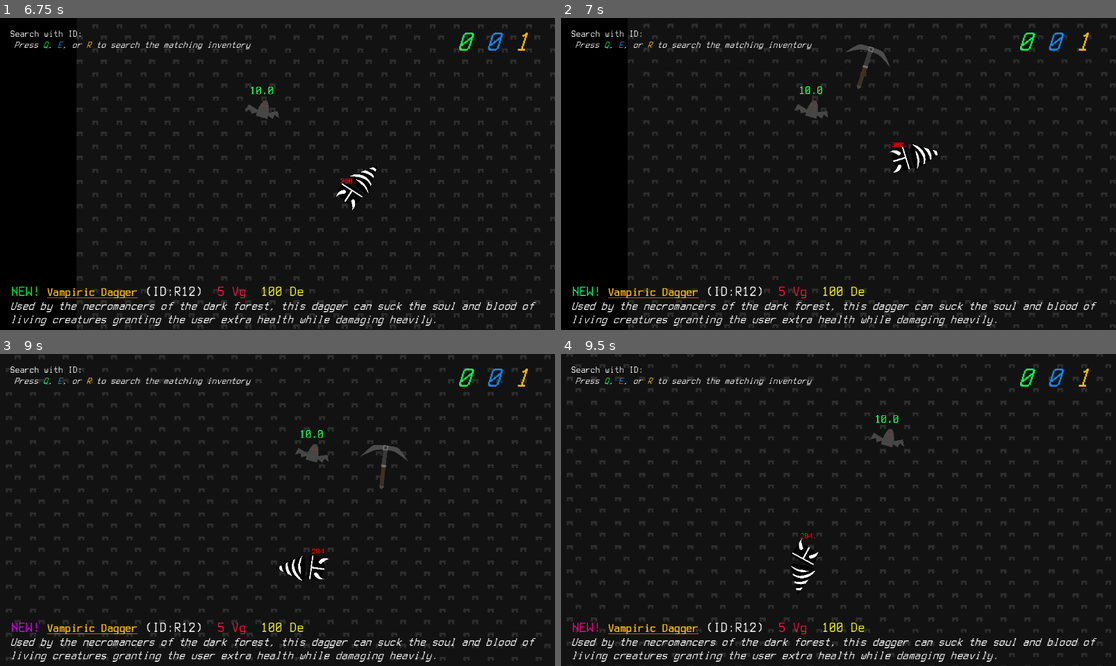
Above: before the commit, frames 1-4 (two rows, left to right).
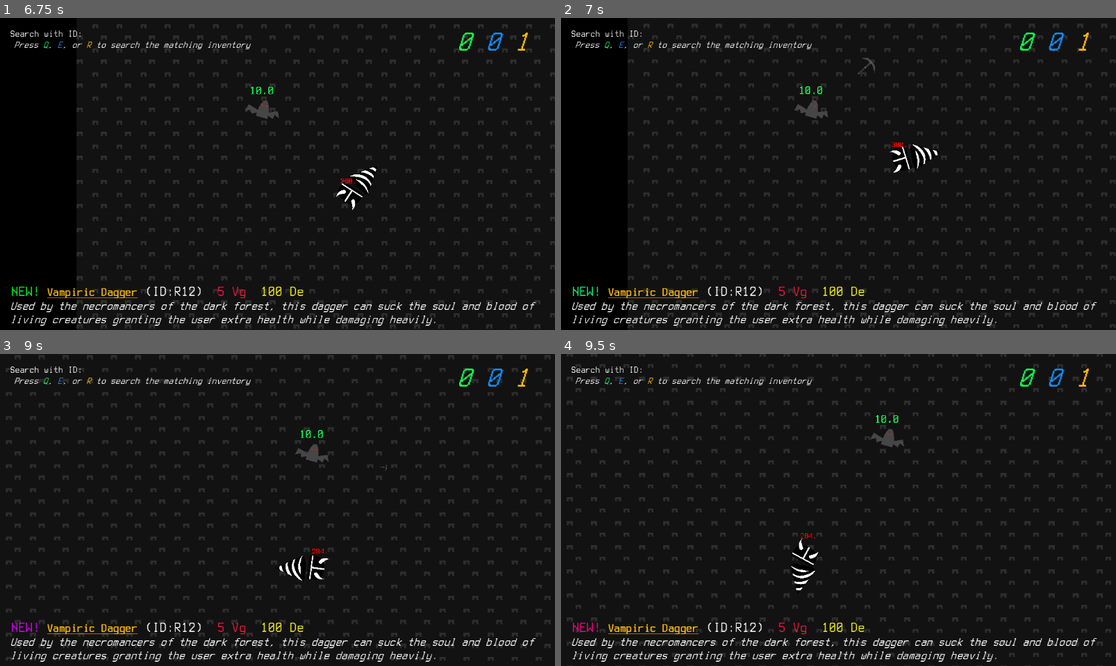
Above: after the commit, the same moments.

Repository: StaringLongingly/Throwdwarf
Game: Godot game, scene res://Game.tscn
Two runs of this game, one before a commit and one after it. Both use one fixed random seed, a clock stepped at 60 frames per second and the inputs below.
Inputs (mouse positions are in pixels of both pictures, inside the frame that each line leads up to):
- Up to frame 1 (6.75 s): tap Enter at 0.5, 2, 3.5, 5.1 s; move the mouse to (399, 158) at 0.52 s; hold D (ui_right) 0.53-1.28 s; click (399, 158) at 0.6 s; tap Space at 1.25, 2.75 s; move the mouse to (166, 189) at 1.27 s; hold S (ui_down) 1.28-2.03 s; tap 1 (Pressed 1) at 1.35 s; move the mouse to (333, 105) at 2.02 s; hold D (ui_right) 2.03-2.78 s; tap 2 (Pressed 2) at 2.1 s; move the mouse to (249, 236) at 2.77 s; hold W (ui_up) 2.78-3.53 s; tap 3 (Pressed 3) at 2.85 s; click (249, 236) at 2.92 s; move the mouse to (444, 220) at 3.52 s; hold A (ui_left) 3.53-5.03 s; tap 4 (Pressed 4) at 3.6 s; tap R (Legendary Inventory) at 4.15 s; move the mouse to (111, 127) at 4.27 s; tap 5 (Pressed 5) at 4.35 s; tap Escape (ui_cancel) at 4.9 s; move the mouse to (305, 174) at 5.02 s; hold S (ui_down) 5.03-5.78 s; click (305, 174) at 5.17 s; move the mouse to (194, 96) at 5.77 s; hold D (ui_right) 5.78-6.53 s; tap F at 5.85 s; move the mouse to (399, 158) at 6.52 s; hold W (ui_up) from 6.53 s (still down); click (399, 158) at 6.6 s
- Up to frame 2 (7 s): keep holding W (ui_up)
- Up to frame 3 (9 s): move the mouse to (166, 525) at 7.27 s; release W (ui_up) at 7.28 s; hold D (ui_right) 7.28-8.03 s; tap 1 (Pressed 1) at 7.35 s; click (166, 525) at 7.42 s; move the mouse to (333, 441) at 8.02 s; hold S (ui_down) 8.03-8.78 s; tap 2 (Pressed 2) at 8.1 s; move the mouse to (249, 572) at 8.77 s; hold A (ui_left) from 8.78 s (still down); tap 3 (Pressed 3) at 8.85 s
- Up to frame 4 (9.5 s): keep holding A (ui_left)

Frame 1 is identical in both runs. In frame 2, 0.2% of the frame differs, in the area x 51-60%, y 8-23%; in frame 3, 0.2%; in frame 4, nothing differs.

Commit message:
Enemy melee is properly rotated, added a better melee animation, fixed typos, restructured files

Diff:
--- a/Game.tscn
+++ b/Game.tscn
@@ -1,6 +1,6 @@
 [gd_scene load_steps=61 format=3 uid="uid://g4pomsca342k"]
 
-[ext_resource type="Script" path="res://Spawn Enemies.gd" id="1_4y6e0"]
+[ext_resource type="Script" path="res://scripts/Spawn Enemies.gd" id="1_4y6e0"]
 [ext_resource type="Texture2D" uid="uid://bx50dl8v58bq7" path="res://sprites/helmet.png" id="1_gwdp4"]
 [ext_resource type="Script" path="res://sprites/HelmetFollowBody.gd" id="2_htryi"]
 [ext_resource type="Script" path="res://scripts/character_body_2d.gd" id="3_qhakb"]
@@ -40,9 +40,9 @@
 [ext_resource type="Texture2D" uid="uid://bs18kbmdkichs" path="res://sprites/white_square.png" id="33_ljdeg"]
 [ext_resource type="Script" path="res://scripts/animated_sprite_2d.gd" id="34_iv4or"]
 [ext_resource type="Script" path="res://scripts/CreateWall.gd" id="35_n4kkg"]
-[ext_resource type="Script" path="res://pause_menu.gd" id="36_44icb"]
+[ext_resource type="Script" path="res://scripts/pause_menu.gd" id="36_44icb"]
 [ext_resource type="Texture2D" uid="uid://m6s1ksw4eu1g" path="res://sprites/bg.png" id="36_88nxx"]
-[ext_resource type="AudioStream" uid="uid://k5hssmv0gl54" path="res://1-osiris_monolith-2024.mp3" id="37_inqva"]
+[ext_resource type="AudioStream" uid="uid://k5hssmv0gl54" path="res://music/1-osiris_monolith-2024.mp3" id="37_inqva"]
 [ext_resource type="Script" path="res://sprites/Artifacts.gd" id="37_nqwky"]
 [ext_resource type="Script" path="res://sprites/hud.gd" id="38_5xoef"]
 [ext_resource type="PackedScene" uid="uid://bwyxckbc0vnkg" path="res://new_artifact.tscn" id="38_if82i"]
--- a/artifacts/scenes/Vampiric Dagger.tscn
+++ b/artifacts/scenes/Vampiric Dagger.tscn
@@ -18,7 +18,7 @@
 sprite_frames = SubResource("SpriteFrames_0w0bv")
 script = ExtResource("2_yt2c2")
 damage = 50.0
-leach = 10.0
+leech = 25.0
 angleVariation = 5.0
 rotateSpeed = 720.0
 bulletSpeed = 15.0
--- a/scripts/Generic Consumable.gd
+++ b/scripts/Generic Consumable.gd
@@ -1,7 +1,7 @@
 extends Node2D
 
 @export var damage: float = 1
-@export var leach: float = 0
+@export var leech: float = 0
 @export var DamageOverTimeDps: float = 0
 @export var DamageOverTimeDuration: float = 1
 # Accepted values: melee, mortar, bullet
@@ -35,6 +35,7 @@
 	cachedScale = scale
 	if weaponType == "melee":
 		position = Vector2.ONE * 10000000
+		scale = Vector2.ZERO
 	var Helmet = get_node("/root/Node2D/Player/Helmet")
 	# if get_parent().is_in_group("Player"):
 	# print("Artifact spawned by player")
@@ -83,8 +84,13 @@
 			var newPosDif = Vector2.UP.rotated(deg_to_rad(count)) * 2000
 			if !isUsedByPlayer:
 				newPosDif = newPosDif.rotated(target_angle)
-			rotation_degrees = count
+				rotation_degrees = count + rad_to_deg(target_angle)
+			else:
+				rotation_degrees = count
 			position = newPosDif
+			var scaleMagnitude = ease((1 - abs((count - 90) / 90)), 0.4) * cachedScale.x
+			print(str(scaleMagnitude) + ", " + str(count))
+			scale = Vector2.ONE * scaleMagnitude
 			if count > 180:
 				queue_free()
 
@@ -99,7 +105,7 @@
 
 	if body.is_in_group(groupToCheck):  # Make sure to add enemies to an "enemies" group
 		var scriptHost: Node2D = body.get_parent()
-		scriptHost.take_damage(damage, DamageOverTimeDps, DamageOverTimeDuration, leach)
+		scriptHost.take_damage(damage, DamageOverTimeDps, DamageOverTimeDuration, leech)
 		# print("Hit Enemy")
 		if bulletPenetration == 0:
 			queue_free()  # Remove the projectile after hitting an enemy (optional)
--- /dev/null
+++ b/scripts/Spawn Enemies.gd
@@ -0,0 +1,88 @@
+extends Node
+
+@export var spawnIntervalVariation: float
+@export var spawningBoundaryMin: Vector2
+@export var spawningBoundaryMax: Vector2
+
+# Exported Dictionary containing folders and their respective base chances
+@export var folder_chances = {
+	"common": 0.7,   # 70% chance initially
+	"rare": 0.2,     # 20% chance initially
+	"legendary": 0.1 # 10% chance initially
+}
+
+# Exported Dictionary containing enemy paths for each folder
+@export var enemies = {
+	"common": [],
+	"rare" : [],
+	"legendary": []
+}
+
+# Exported parameters for time-related control
+@export var time_interval: float = 1.0        # Initial time between spawns in seconds
+@export var min_time_interval: float = 0.2    # Minimum time interval between spawns
+@export var time_interval_decrease_rate: float = 0.001 # Rate at which time_interval decreases
+@export var time_increase_rate: float = 0.001 # Rate at which higher-tier chances increase
+
+# Time tracking variable (not exported, as it's not meant to be set in the editor)
+var elapsed_time = 0.0
+
+# Function to spawn an enemy
+func spawn_enemy():
+	var selected_folder = choose_folder()
+
+	if selected_folder != "":
+		var enemy_path = "res://enemies/" + selected_folder + "/" + enemies[selected_folder][randi_range(0, enemies[selected_folder].size() - 1)] + ".tscn"
+		var enemy_scene = load(enemy_path)
+
+		if enemy_scene:
+			var enemy_instance = enemy_scene.instantiate()
+			add_child(enemy_instance)
+			var enemyPosition = lerp(spawningBoundaryMin, spawningBoundaryMax, randf() * 2 - 1)
+			print("Spawned enemy from ", selected_folder, ": ", enemy_path)
+			print("   Enemy Position X: "  + str(enemyPosition.x).left(6), ", Y: " + str(enemyPosition.y).left(6))
+			print("    Time Interval: " + str(time_interval))
+		# else:
+		# print("Failed to load enemy scene from path: ", enemy_path)
+	else:
+		print("No folder selected, something went wrong.")
+
+# Function to choose a folder based on the current chances
+func choose_folder() -> String:
+	var rand_value = randi() / 4294967295.0 # Normalize by dividing by 2^32 - 1
+	var cumulative_chance = 0.0
+
+	for folder in folder_chances.keys():
+		cumulative_chance += folder_chances[folder]
+		if rand_value < cumulative_chance:
+			return folder
+
+	return ""  # Should not reach here if chances are correctly normalized
+
+# Function to update chances and spawn rate over time
+func update_chances_and_spawn_rate():
+	# Update folder chances over time
+	folder_chances["common"] = max(0.5, folder_chances["common"] - time_increase_rate)
+	folder_chances["rare"] = min(0.3, folder_chances["rare"] + time_increase_rate * 0.5)
+	folder_chances["legendary"] = min(0.2, folder_chances["legendary"] + time_increase_rate * 0.5)
+
+	# Normalize chances so they sum to 1
+	var total_chance = 0.0
+	for chance in folder_chances.values():
+		total_chance += chance
+
+	for folder in folder_chances.keys():
+		folder_chances[folder] /= total_chance
+
+	# Decrease time interval to spawn enemies more frequently
+	time_interval = max(min_time_interval, time_interval - time_interval_decrease_rate / 100000)
+	time_interval += (randf() * 2 - 1) * spawnIntervalVariation
+
+# Main loop for spawning enemies
+func _process(delta):
+	elapsed_time += delta
+
+	if elapsed_time >= time_interval:
+		spawn_enemy()
+		update_chances_and_spawn_rate()
+		elapsed_time = 0.0  # Reset the timer
--- /dev/null
+++ b/scripts/pause_menu.gd
@@ -0,0 +1,43 @@
+extends RichTextLabel
+var isPaused: bool = true
+var textCache
+@export var rectangle: ColorRect
+@export var animationTime: float
+var cachedBlack
+var cachedLod
+var LodProgress: float = 1
+
+# Called when the node enters the scene tree for the first time.
+func _ready() -> void:
+	cachedLod = rectangle.material.get_shader_parameter("lod")
+	cachedBlack = rectangle.material.get_shader_parameter("black")
+	textCache = text
+	text = ""
+
+
+# Called every frame. 'delta' is the elapsed time since the previous frame.
+func _process(delta: float) -> void:
+	if Input.is_action_just_pressed("ui_cancel"):
+		isPaused = !isPaused
+
+	get_tree().paused = isPaused
+	if isPaused:
+		animateShader(delta, true)
+		text = textCache
+		if Input.is_action_just_pressed("Legendary Inventory"):
+			get_tree().reload_current_scene()
+
+	else:
+		animateShader(delta, false)
+		text = ""
+
+func animateShader(delta: float, isIncreasing: bool):
+	if isIncreasing:
+		if LodProgress < 1:
+			LodProgress += delta / animationTime
+	else:
+		if LodProgress > 0:
+			LodProgress -= delta / animationTime
+	clampf(LodProgress, 0, 1)
+	rectangle.material.set_shader_parameter("lod", cachedLod * ease(LodProgress, 0.6))
+	rectangle.material.set_shader_parameter("black", lerpf(1, cachedBlack, ease(LodProgress, 0.6)))
Not shown, added: music/1-osiris_monolith-2024.mp3.import
Empty file added: scripts/Remove Sound.gd
Not shown, removed: LeavesTest001 001.flac
Not shown, removed: LeavesTest001 002.flac
Not shown, removed: LeavesTest001 003.flac
Not shown, removed: LeavesTest001 004.flac
Not shown, removed: LeavesTest001 005.flac
Not shown, removed: LeavesTest001 006.flac
Not shown, removed: LeavesTest001 007.flac
Not shown, removed: LeavesTest001 008.flac
Not shown, removed: LeavesTest001 009.flac
Not shown, removed: LeavesTest001 010.flac
(and 70 more such lines)
